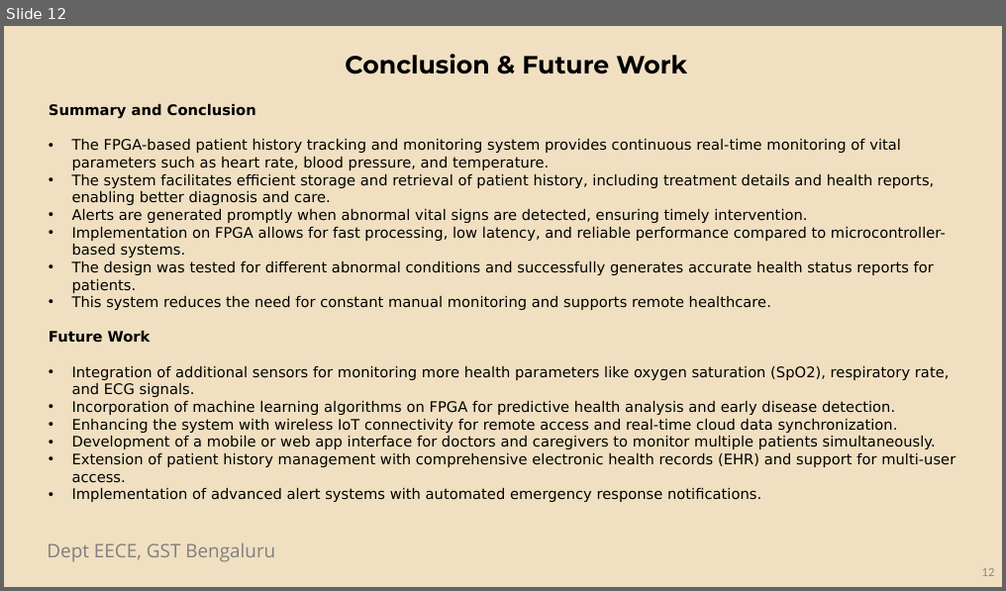
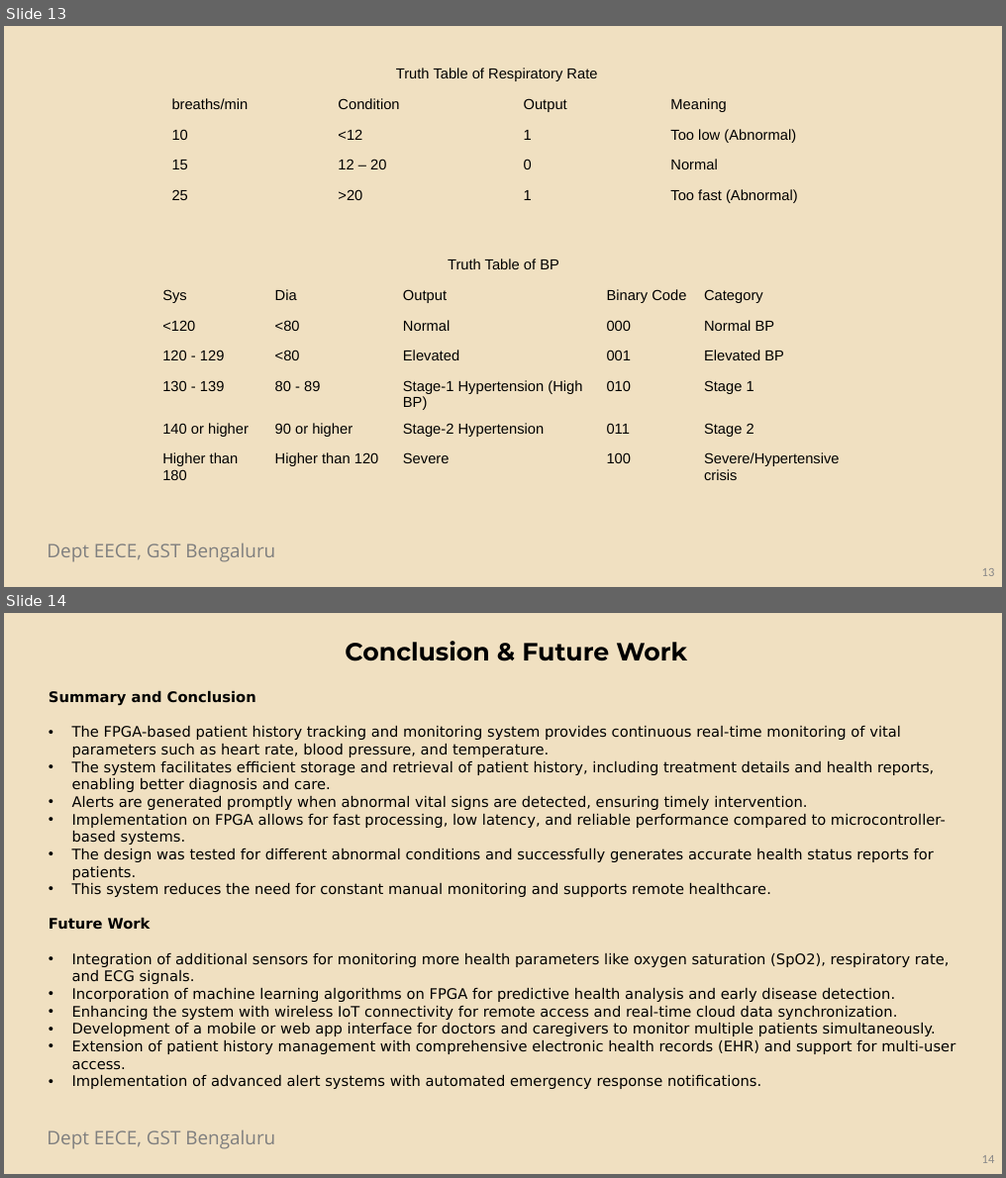
Before and after one commit to VishnuTeja99/Capstone-Project, a slide deck: Project review 2 ppt[1].pptx. Shown one above the other, each under a label of ours: slide 12 before the commit, slides 13 and 14 after it. The pictures are 1006x591 and 1006x1178 pixels, drawn with LibreOffice and Linux fonts; fonts in the diff are those of the drawing; background and template pictures are left out. Boxes give left, top, right and bottom in pixels: in the first picture for what was removed or moved away, otherwise in the second. Text is boxed around its words. In the diff, an @@ line names an element or a change of style, - is before the commit and + after.

```diff
--- a/Project review 2 ppt[1].pptx
+++ b/Project review 2 ppt[1].pptx
@@ slide 13 added at (4, 26, 1002, 587), background #F0E0C1; not listed: 1 template element that a slide beside it also shows @@
@@ table added at (164, 63, 830, 215), 5 rows, 4 columns @@
+Truth Table of Respiratory Rate |  |  | 
+breaths/min | Condition | Output | Meaning
+10 | <12 | 1 | Too low (Abnormal)
+15 | 12 – 20 | 0 | Normal
+25 | >20 | 1 | Too fast (Abnormal)
@@ table added at (155, 254, 852, 490), 7 rows, 5 columns @@
+Truth Table of BP |  |  |  | 
+Sys | Dia | Output | Binary Code | Category
+<120 | <80 | Normal | 000 | Normal BP
+120 - 129 | <80 | Elevated | 001 | Elevated BP
+130 - 139 | 80 - 89 | Stage-1 Hypertension (High BP) | 010 | Stage 1
+140 or higher | 90 or higher | Stage-2 Hypertension | 011 | Stage 2
+Higher than 180 | Higher than 120 | Severe | 100 | Severe/Hypertensive crisis
@@ page number added at (982, 569, 995, 576), 12 pt, text #888888 @@
+13
@@ what was slide 12 is now slide 14 @@
@@ page number at (982, 1156, 995, 1163): text changed @@
-12
+14
```
Also in this commit, not shown: 3 slides changed, 2 other slides added.
